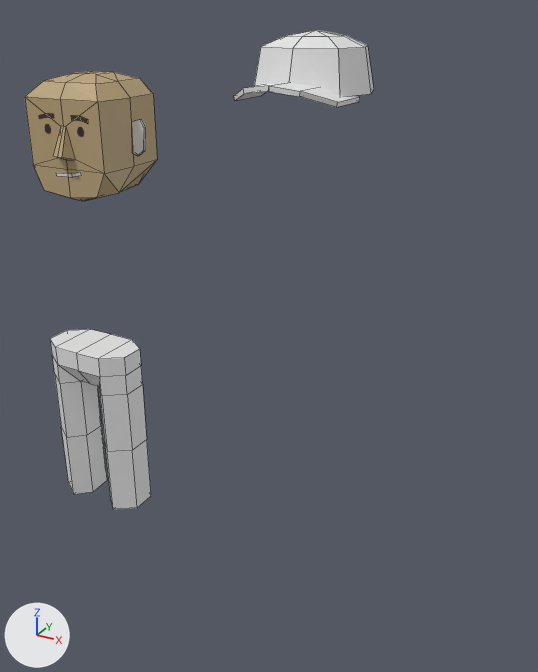
The Blender file visual/charaters.blend: old version first, new version second.
Camera for both pictures: a 50 mm lens placed at (10.67, -12.13, 2.2), pointed at (4.19, -0.34, -3.7). Arrows for +X, +Y and +Z are at lower left; the lights stay in place. The picture after the commit comes second. Mesh edges are drawn as thin lines on the coarser meshes.

Names of what the first picture shows: 'Cap shade', 'Cube', 'Hat', 'Head' and 6 more.
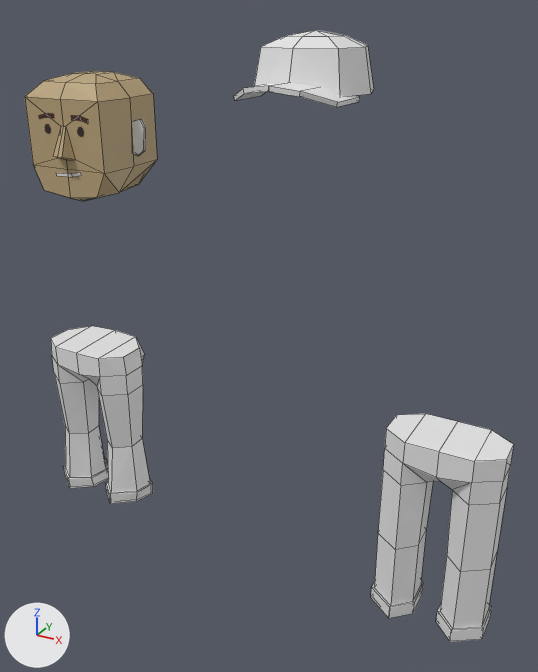
Patch to the scene script:
```diff
--- a/visual/charaters.blend.py
+++ b/visual/charaters.blend.py
@@ mat_jeans @@
+mat_jeans = principled_material('Jeans')
+mat_jeans.base_color = (0.8, 0.8, 0.8)  # white #e7e7e7
@@ me_cube_002 @@
 # used by ob_cube; location = (0.01, -0.77, -5.03); scale = (1.0, 1.0, 0.652)
-me_cube_002.from_pydata(...)  # 32 vertices, 29 faces; spans x 0.0..1.05, y -0.58..0.58, z -5.26..0.67
+me_cube_002.from_pydata(...)  # 56 vertices, 53 faces; spans x 0.0..1.13, y -0.68..0.83, z -5.21..0.76
+# me_cube_002 part 1
+# 28 vertices are removed from x 0.0..1.05, y -0.58..0.58, z -5.26..0.67
+# 29 faces are deleted
+# 52 vertices are added at x 0.0..1.13, y -0.68..0.83, z -5.21..0.76
+# 53 new faces join them
+me_cube_002.materials.append(mat_jeans)  # white #e7e7e7
@@ me_cube_004 @@
+me_cube_004.from_pydata(...)  # 56 vertices, 53 faces; spans x 0.0..1.1, y -0.65..0.65, z -5.28..0.67
@@ ob_cube_001 @@
+ob_cube_001 = bpy.data.objects.new('Cube.001', me_cube_004)
+ob_cube_001.location = (8.01, -0.77, -5.07)
+ob_cube_001.scale = (1.0, 1.0, 0.652)
+_m = ob_cube_001.modifiers.new('Mirror', 'MIRROR')
+_m.use_clip = True
```

Location of each change, [x1, y1, x2, y2] in pixels of the pictures (538 x 672 px):
'Cube.001', added
    after: [371, 414, 514, 642]
'Cube', reshaped
    before: [50, 329, 151, 509]
    after: [51, 326, 153, 504]
